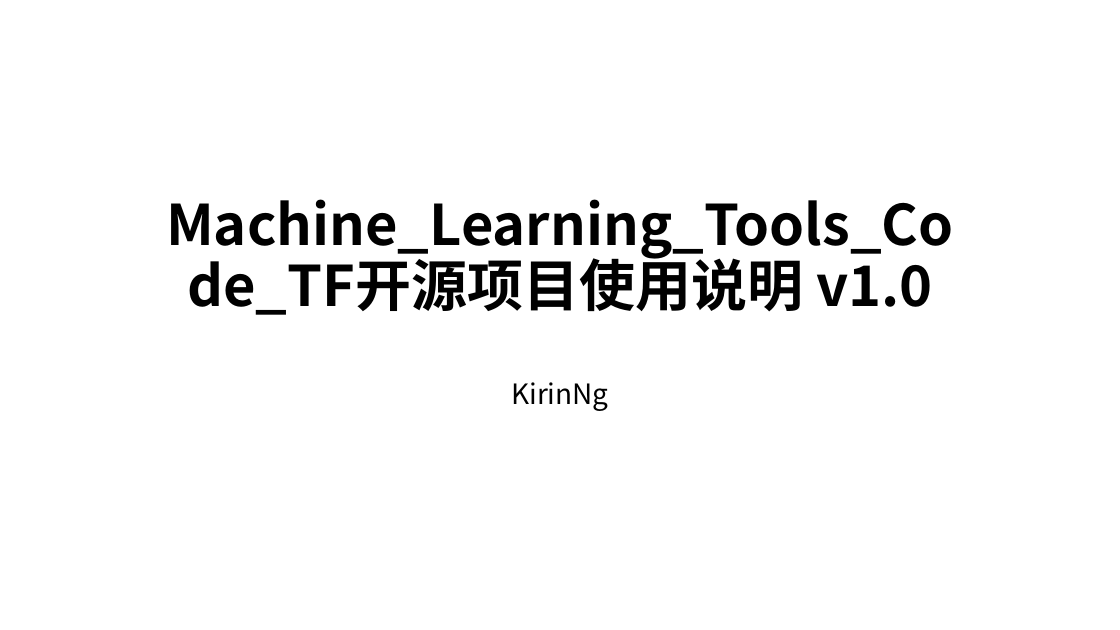
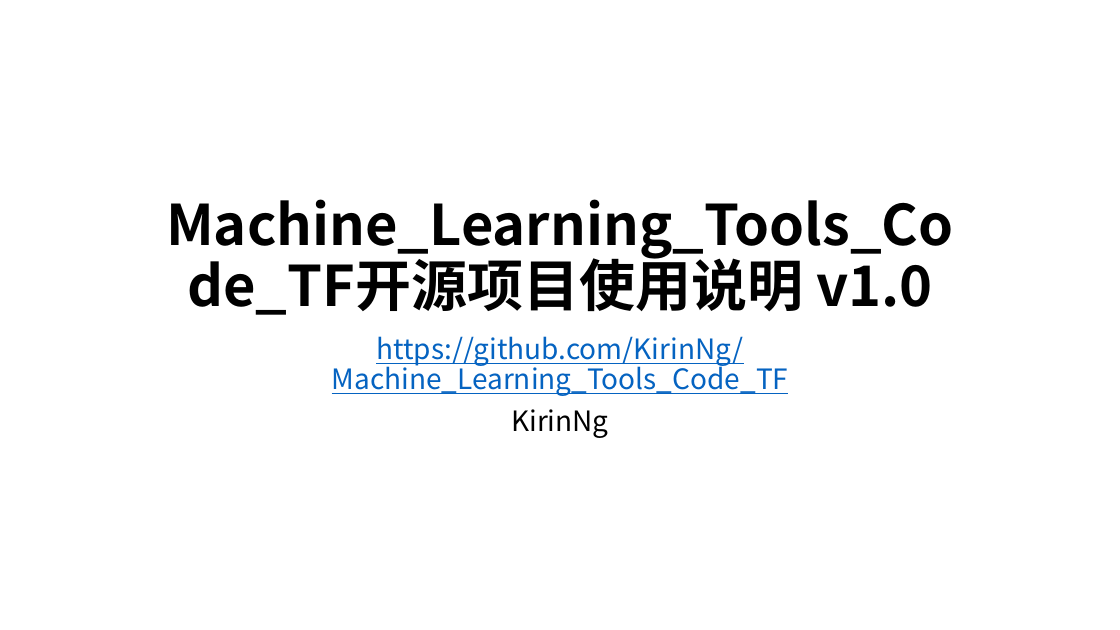
Before and after one commit to KirinNg/Machine_Learning_Tools_Code_TF, a slide deck: slide 1 of Machine_Learning_Tools_Code_.pptx. Drawn at 1120x630 pixels with LibreOffice and Linux fonts; fonts in the diff are those of the drawing. Boxes give left, top, right and bottom in pixels: in the first picture for what was removed or moved away, otherwise in the second. Text is boxed around its words. In the diff, an @@ line names an element or a change of style, - is before the commit and + after.

Commit message:
ppt

```diff
--- a/Machine_Learning_Tools_Code_.pptx
+++ b/Machine_Learning_Tools_Code_.pptx
@@ subtitle at (x1=332, y1=336, x2=789, y2=396): paragraph added @@
+https://github.com/KirinNg/Machine_Learning_Tools_Code_TF
```
